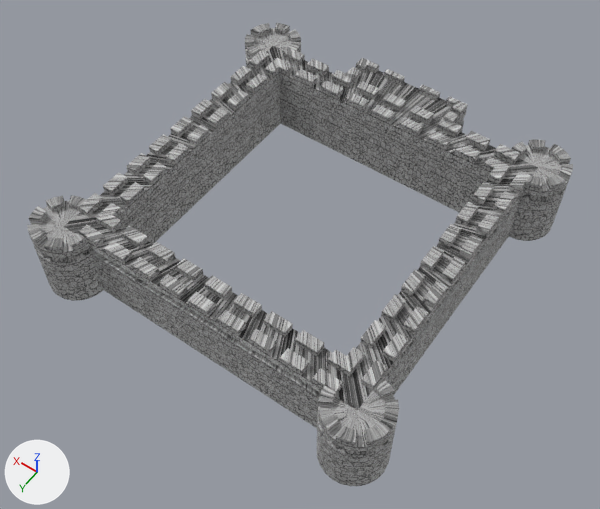
The OBJ model ProyectoFinal/ProyectoFinal/Models/Fachada/castillo.obj, before and after one commit.
Rendered twice from a 50 mm camera at (-185.0, 266.0, 405.0) aimed at (-6.0, 16.0, 12.0). Arrows for +X, +Y and +Z are at lower left; the lights stay in place. Where no turn or scale is listed for an object, it has been applied to the vertices.

The first picture shows 'castillo'.
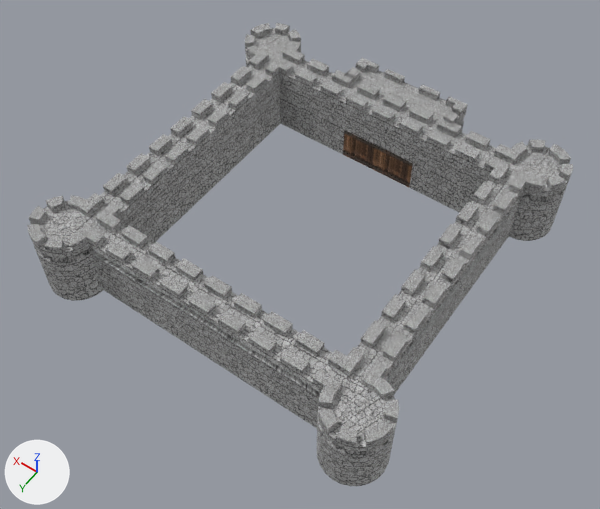
Location of each change, (x1, y1, x2, y2) in pixels of the pictures (600 x 509 px):
```json
{"part": 1, "of": "me_castillo", "change": "built on", "after": [117, 72, 491, 244]}
{"part": 2, "of": "me_castillo", "change": "surface changed", "before": [28, 23, 573, 447], "after": [28, 23, 573, 447]}
```

Edits to the scene script, one JSON object a line:
```json
{"block": "me_castillo", "where": "# used by ob_castillo; location = (0.0, 0.0, 0.0)"}
{"op": "remove", "block": "me_castillo", "code": "me_castillo.from_pydata(...)  # 4078 vertices, 7858 faces; spans x -118.0..118.0, y -118.0..117.0, z 0.0..50.0"}
{"op": "add", "block": "me_castillo", "code": "me_castillo.from_pydata(...)  # 4087 vertices, 7854 faces; spans x -118.0..118.0, y -118.0..117.0, z 0.0..50.0"}
{"block": "me_castillo", "change": "me_castillo part 1: 1 vertex removed from x 36.0, y 79.0, z 25.0; 10 vertices added at x -79.0..79.0, y -79.0..79.0, z 0.0..46.0"}
{"block": "me_castillo", "change": "me_castillo part 2: 1217 kept faces spanning x -118.0..118.0, y -118.0..117.0, z 0.0..50.0 get new texture (UV) coordinates"}
```
